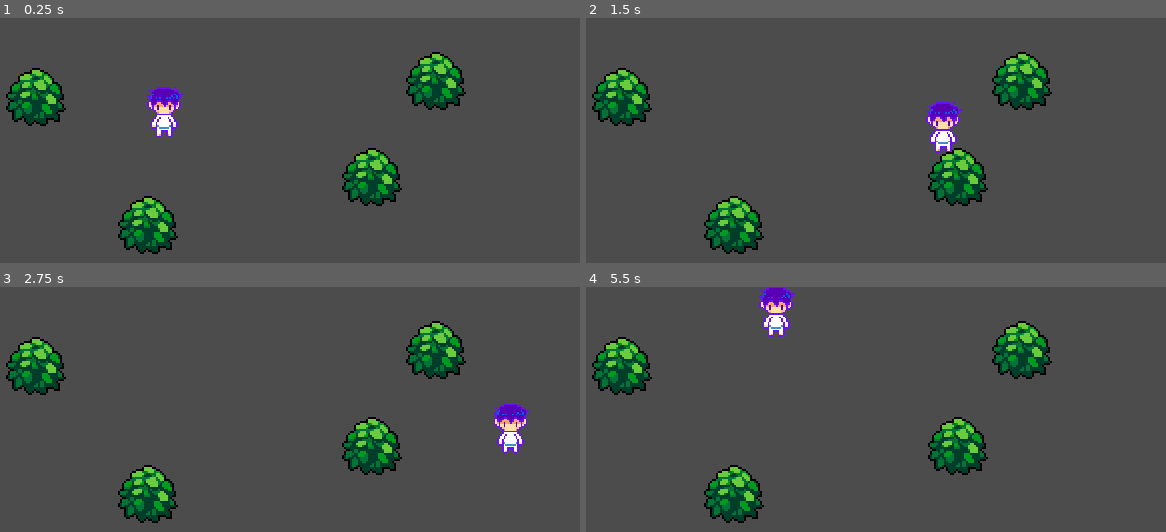
Above: before the commit, frames 1-4 (two rows, left to right).
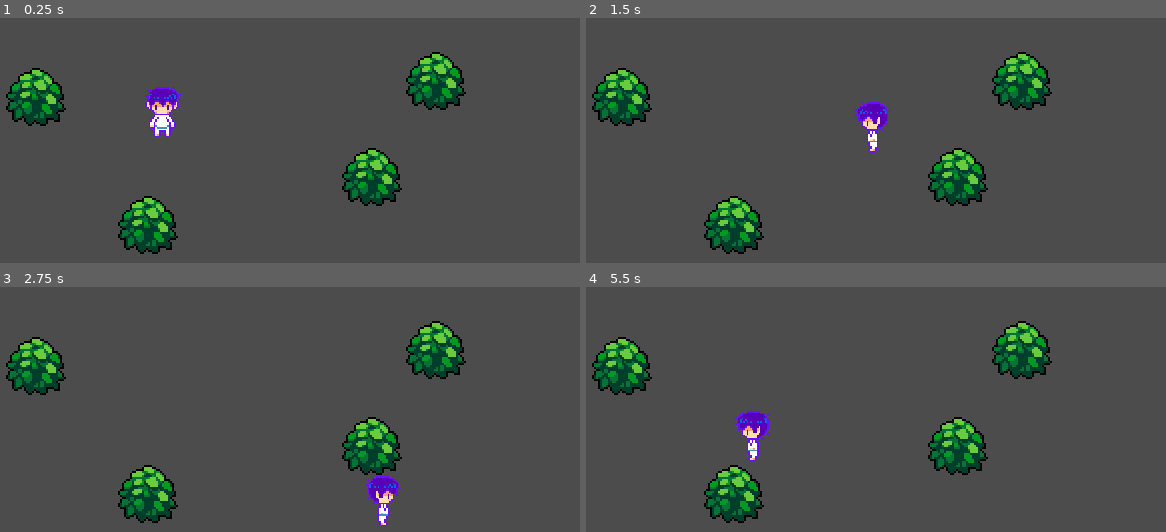
Above: after the commit, the same moments.

Repository: Seadig94/2021GameProject
Game: Godot game, scene res://World.tscn
Same seed, same stepped clock (60 frames per second), same inputs: the game is played once before the commit and once after it.
Inputs:
- Up to frame 1 (0.25 s): no input
- Up to frame 2 (1.5 s): tap Enter at 0.5 s; hold Right (ui_right) 0.53-1.28 s; hold Down (ui_down) from 1.28 s (still down)
- Up to frame 3 (2.75 s): release Down (ui_down) at 2.03 s; hold Right (ui_right) from 2.03 s (still down)
- Up to frame 4 (5.5 s): release Right (ui_right) at 2.78 s; hold Up (ui_up) 2.78-3.53 s; hold Left (ui_left) 3.53-5.03 s; hold Down (ui_down) from 5.03 s (still down)

The runs differ from the first frame. In frame 1, 0.5% of the frame differs, in the area x 25-32%, y 28-49%; in frame 2, 1.5%; in frame 3, 1.5%; in frame 4, 1.5%, in the area x 25-37%, y 0-72%.

Commit message:
07/05/2021
Added animation to the movement, these include and idle animation, and movement left and right.

Diff:
--- a/Hero/Player/Player.gd
+++ b/Hero/Player/Player.gd
@@ -1,10 +1,13 @@
 extends KinematicBody2D
 
 const ACCELERATION = 500
-const MAX_SPEED = 125
+const MAX_SPEED = 80
 const FRICTION = 500
 
 var velocity = Vector2.ZERO
+
+
+onready var animationPlayer = $AnimationPlayer
 
 func _physics_process(delta):
 	var input_vector = Vector2.ZERO
@@ -13,8 +16,13 @@
 	input_vector = input_vector.normalized()
 
 	if input_vector != Vector2.ZERO:
+		if input_vector.x > 0:
+			animationPlayer.play("WalkRight")
+		else:
+			animationPlayer.play("WalkLeft")
 		velocity = velocity.move_toward(input_vector * MAX_SPEED, ACCELERATION * delta)
 	else:
+		animationPlayer.play("IdleDown")
 		velocity = velocity.move_toward(Vector2.ZERO, FRICTION * delta)
 
 	velocity = move_and_slide(velocity)
--- a/Hero/Player/Player.tscn
+++ b/Hero/Player/Player.tscn
@@ -1,23 +1,270 @@
-[gd_scene load_steps=4 format=2]
-
-[ext_resource path="res://Hero Sprites/Hero Idle.png" type="Texture" id=1]
+[gd_scene load_steps=15 format=2]
+
+[ext_resource path="res://Hero Sprites/Hero Walk Right.png" type="Texture" id=1]
 [ext_resource path="res://Player/Player.gd" type="Script" id=2]
+[ext_resource path="res://Hero Sprites/Hero Walk Left.png" type="Texture" id=3]
+[ext_resource path="res://Hero Sprites/Hero Walk Up.png" type="Texture" id=4]
+[ext_resource path="res://Hero Sprites/Hero Walk Down.png" type="Texture" id=5]
 
 [sub_resource type="CapsuleShape2D" id=1]
 radius = 4.24837
 height = 0.0
 
+[sub_resource type="Animation" id=4]
+resource_name = "IdleDown"
+length = 0.1
+loop = true
+tracks/0/type = "value"
+tracks/0/path = NodePath("Sprite:texture")
+tracks/0/interp = 1
+tracks/0/loop_wrap = true
+tracks/0/imported = false
+tracks/0/enabled = true
+tracks/0/keys = {
+"times": PoolRealArray( 0 ),
+"transitions": PoolRealArray( 1 ),
+"update": 1,
+"values": [ ExtResource( 5 ) ]
+}
+tracks/1/type = "value"
+tracks/1/path = NodePath("Sprite:frame")
+tracks/1/interp = 1
+tracks/1/loop_wrap = true
+tracks/1/imported = false
+tracks/1/enabled = true
+tracks/1/keys = {
+"times": PoolRealArray( 0 ),
+"transitions": PoolRealArray( 1 ),
+"update": 1,
+"values": [ 1 ]
+}
+
+[sub_resource type="Animation" id=5]
+resource_name = "IdleLeft"
+length = 0.1
+loop = true
+tracks/0/type = "value"
+tracks/0/path = NodePath("Sprite:normal_map")
+tracks/0/interp = 1
+tracks/0/loop_wrap = true
+tracks/0/imported = false
+tracks/0/enabled = true
+tracks/0/keys = {
+"times": PoolRealArray( 0 ),
+"transitions": PoolRealArray( 1 ),
+"update": 1,
+"values": [ null ]
+}
+tracks/1/type = "value"
+tracks/1/path = NodePath("Sprite:frame")
+tracks/1/interp = 1
+tracks/1/loop_wrap = true
+tracks/1/imported = false
+tracks/1/enabled = true
+tracks/1/keys = {
+"times": PoolRealArray( 0 ),
+"transitions": PoolRealArray( 1 ),
+"update": 1,
+"values": [ 1 ]
+}
+
+[sub_resource type="Animation" id=6]
+resource_name = "IdleRight"
+length = 0.1
+loop = true
+tracks/0/type = "value"
+tracks/0/path = NodePath("Sprite:texture")
+tracks/0/interp = 1
+tracks/0/loop_wrap = true
+tracks/0/imported = false
+tracks/0/enabled = true
+tracks/0/keys = {
+"times": PoolRealArray( 0 ),
+"transitions": PoolRealArray( 1 ),
+"update": 1,
+"values": [ ExtResource( 1 ) ]
+}
+tracks/1/type = "value"
+tracks/1/path = NodePath("Sprite:frame")
+tracks/1/interp = 1
+tracks/1/loop_wrap = true
+tracks/1/imported = false
+tracks/1/enabled = true
+tracks/1/keys = {
+"times": PoolRealArray( 0 ),
+"transitions": PoolRealArray( 1 ),
+"update": 1,
+"values": [ 1 ]
+}
+
+[sub_resource type="Animation" id=7]
+resource_name = "IdleUp"
+length = 0.1
+loop = true
+tracks/0/type = "value"
+tracks/0/path = NodePath("Sprite:texture")
+tracks/0/interp = 1
+tracks/0/loop_wrap = true
+tracks/0/imported = false
+tracks/0/enabled = true
+tracks/0/keys = {
+"times": PoolRealArray( 0 ),
+"transitions": PoolRealArray( 1 ),
+"update": 1,
+"values": [ ExtResource( 4 ) ]
+}
+tracks/1/type = "value"
+tracks/1/path = NodePath("Sprite:frame")
+tracks/1/interp = 1
+tracks/1/loop_wrap = true
+tracks/1/imported = false
+tracks/1/enabled = true
+tracks/1/keys = {
+"times": PoolRealArray( 0 ),
+"transitions": PoolRealArray( 1 ),
+"update": 1,
+"values": [ 1 ]
+}
+
+[sub_resource type="Animation" id=8]
+resource_name = "WalkDown"
+length = 1.2
+loop = true
+tracks/0/type = "value"
+tracks/0/path = NodePath("Sprite:texture")
+tracks/0/interp = 1
+tracks/0/loop_wrap = true
+tracks/0/imported = false
+tracks/0/enabled = true
+tracks/0/keys = {
+"times": PoolRealArray( 0 ),
+"transitions": PoolRealArray( 1 ),
+"update": 1,
+"values": [ ExtResource( 5 ) ]
+}
+tracks/1/type = "value"
+tracks/1/path = NodePath("Sprite:frame")
+tracks/1/interp = 1
+tracks/1/loop_wrap = true
+tracks/1/imported = false
+tracks/1/enabled = true
+tracks/1/keys = {
+"times": PoolRealArray( 0, 0.3, 0.6, 0.9, 1.2 ),
+"transitions": PoolRealArray( 1, 1, 1, 1, 1 ),
+"update": 1,
+"values": [ 1, 2, 3, 0, 1 ]
+}
+
+[sub_resource type="Animation" id=9]
+resource_name = "WalkLeft"
+length = 1.2
+loop = true
+tracks/0/type = "value"
+tracks/0/path = NodePath("Sprite:texture")
+tracks/0/interp = 1
+tracks/0/loop_wrap = true
+tracks/0/imported = false
+tracks/0/enabled = true
+tracks/0/keys = {
+"times": PoolRealArray( 0 ),
+"transitions": PoolRealArray( 1 ),
+"update": 1,
+"values": [ ExtResource( 3 ) ]
+}
+tracks/1/type = "value"
+tracks/1/path = NodePath("Sprite:frame")
+tracks/1/interp = 1
+tracks/1/loop_wrap = true
+tracks/1/imported = false
+tracks/1/enabled = true
+tracks/1/keys = {
+"times": PoolRealArray( 0, 0.3, 0.6, 0.9, 1.2 ),
+"transitions": PoolRealArray( 1, 1, 1, 1, 1 ),
+"update": 1,
+"values": [ 1, 2, 3, 0, 1 ]
+}
+
+[sub_resource type="Animation" id=3]
+resource_name = "WalkRight"
+length = 1.2
+loop = true
+tracks/0/type = "value"
+tracks/0/path = NodePath("Sprite:texture")
+tracks/0/interp = 1
+tracks/0/loop_wrap = true
+tracks/0/imported = false
+tracks/0/enabled = true
+tracks/0/keys = {
+"times": PoolRealArray( 0 ),
+"transitions": PoolRealArray( 1 ),
+"update": 1,
+"values": [ ExtResource( 1 ) ]
+}
+tracks/1/type = "value"
+tracks/1/path = NodePath("Sprite:frame")
+tracks/1/interp = 1
+tracks/1/loop_wrap = true
+tracks/1/imported = false
+tracks/1/enabled = true
+tracks/1/keys = {
+"times": PoolRealArray( 0, 0.3, 0.6, 0.9 ),
+"transitions": PoolRealArray( 1, 1, 1, 1 ),
+"update": 1,
+"values": [ 1, 2, 3, 0 ]
+}
+
+[sub_resource type="Animation" id=2]
+resource_name = "WalkUp"
+length = 1.2
+loop = true
+tracks/0/type = "value"
+tracks/0/path = NodePath("Sprite:frame")
+tracks/0/interp = 1
+tracks/0/loop_wrap = true
+tracks/0/imported = false
+tracks/0/enabled = true
+tracks/0/keys = {
+"times": PoolRealArray( 0, 0.3, 0.6, 0.9, 1.2 ),
+"transitions": PoolRealArray( 1, 1, 1, 1, 1 ),
+"update": 1,
+"values": [ 1, 2, 3, 0, 1 ]
+}
+tracks/1/type = "value"
+tracks/1/path = NodePath("Sprite:texture")
+tracks/1/interp = 1
+tracks/1/loop_wrap = true
+tracks/1/imported = false
+tracks/1/enabled = true
+tracks/1/keys = {
+"times": PoolRealArray( 0 ),
+"transitions": PoolRealArray( 1 ),
+"update": 1,
+"values": [ ExtResource( 4 ) ]
+}
+
 [node name="Player" type="KinematicBody2D"]
 position = Vector2( -0.0787468, 0.15749 )
 script = ExtResource( 2 )
 
 [node name="Sprite" type="Sprite" parent="."]
-position = Vector2( 0.097363, -8.98072 )
+position = Vector2( -0.902637, -8.98072 )
 scale = Vector2( 0.838779, 0.838779 )
-texture = ExtResource( 1 )
+texture = ExtResource( 5 )
 hframes = 2
 vframes = 2
+frame = 1
 
 [node name="CollisionShape2D" type="CollisionShape2D" parent="."]
 scale = Vector2( 1.21207, 1.01058 )
 shape = SubResource( 1 )
+
+[node name="AnimationPlayer" type="AnimationPlayer" parent="."]
+autoplay = "IdleDown"
+anims/IdleDown = SubResource( 4 )
+anims/IdleLeft = SubResource( 5 )
+anims/IdleRight = SubResource( 6 )
+anims/IdleUp = SubResource( 7 )
+anims/WalkDown = SubResource( 8 )
+anims/WalkLeft = SubResource( 9 )
+anims/WalkRight = SubResource( 3 )
+anims/WalkUp = SubResource( 2 )
--- a/Hero/project.godot
+++ b/Hero/project.godot
@@ -34,9 +34,9 @@
 "compress/lossy_quality": 0.7,
 "compress/mode": 0,
 "compress/normal_map": 0,
-"detect_3d": true,
+"detect_3d": false,
 "flags/anisotropic": false,
-"flags/filter": true,
+"flags/filter": false,
 "flags/mipmaps": false,
 "flags/repeat": 0,
 "flags/srgb": 2,
Binary file added: Hero/Hero Sprites/Hero Walk Down.png
Not shown, added: Hero/Hero Sprites/Hero Walk Down.png.import
Binary file added: Hero/Hero Sprites/Hero Walk Left.png
Not shown, added: Hero/Hero Sprites/Hero Walk Left.png.import
Binary file added: Hero/Hero Sprites/Hero Walk Right.png
Not shown, added: Hero/Hero Sprites/Hero Walk Right.png.import
Binary file added: Hero/Hero Sprites/Hero Walk Up.png
Not shown, added: Hero/Hero Sprites/Hero Walk Up.png.import
Not shown, added: Hero/.gitattributes
Not shown, added: Hero/.gitignore
Not shown, added: Hero/LICENSE
Not shown, added: Hero/addons/readme.md
(and 1 more such lines)
